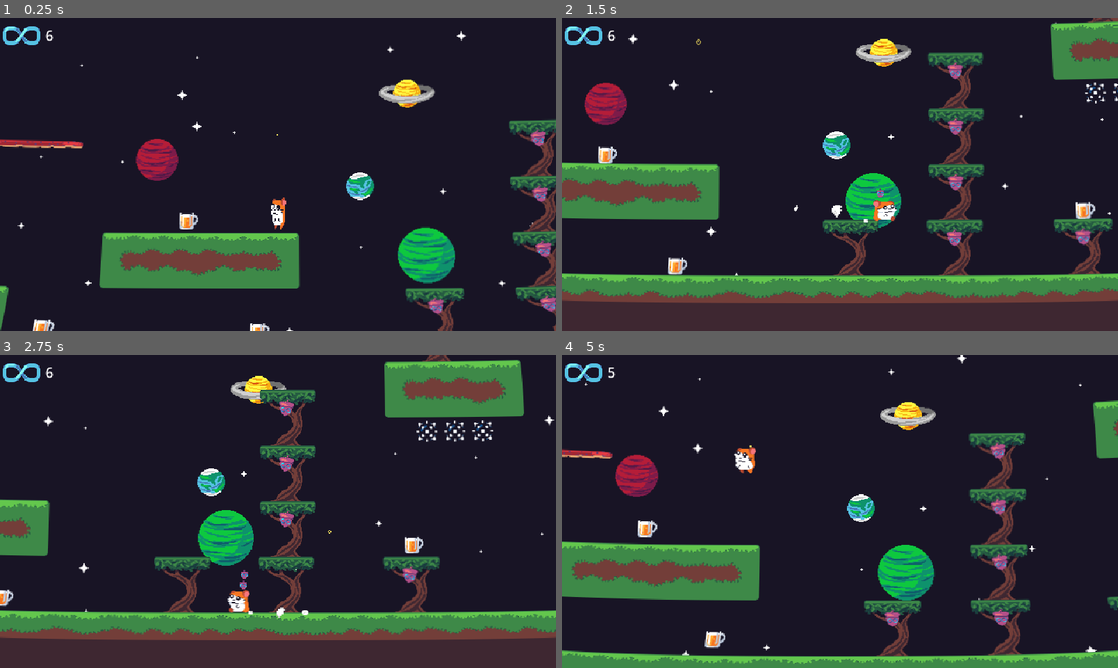
Above: before the commit, frames 1-4 (two rows, left to right).
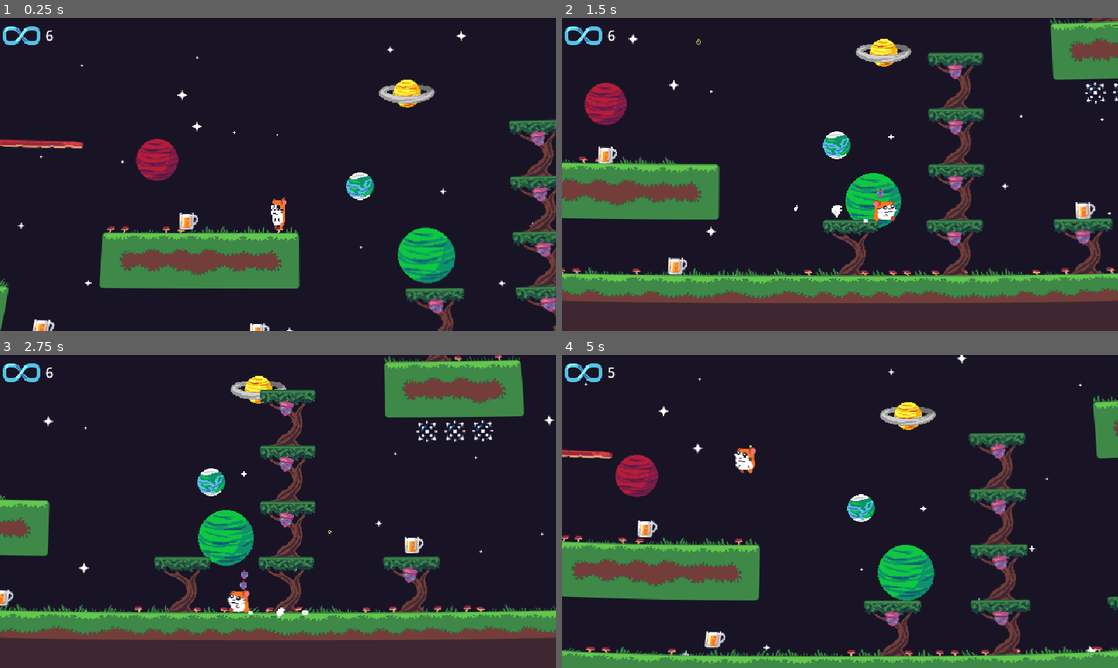
Above: after the commit, the same moments.

Repository: Codex112008/GMTK-2025-Game-Jam
Game: Godot game, scene res://Scenes/Game.tscn
Same seed, same stepped clock (60 frames per second), same inputs: the game is played once before the commit and once after it.
Inputs:
- Up to frame 1 (0.25 s): no input
- Up to frame 2 (1.5 s): hold D (right) from 0.53 s (still down); tap Space (jump) at 0.77 s
- Up to frame 3 (2.75 s): tap Space (jump) at 1.52 s; release D (right) at 2.03 s; hold A (left) from 2.03 s (still down)
- Up to frame 4 (5 s): release A (left) at 2.78 s; hold D (right) 2.78-4.28 s; tap Space (jump) at 3.02, 3.77, 4.52 s; hold A (left) from 4.28 s (still down)

The runs differ from the first frame. In frame 1, 0.2% of the frame differs, in the area x 0-54%, y 66-86%; in frame 2, 0.7%; in frame 3, 0.7%; in frame 4, 0.9%, in the area x 0-100%, y 12-97%.

Commit message:
Added grass working and worldenv node for pooks later

Diff:
--- a/Scenes/Game.tscn
+++ b/Scenes/Game.tscn
@@ -14,7 +14,7 @@
 [ext_resource type="Script" uid="uid://cxkj141c3q8gk" path="res://Scripts/GenerateStars.gd" id="10_acvyw"]
 [ext_resource type="Texture2D" uid="uid://hs7itxox02mv" path="res://Sprites/BG/Stars/star_large.png" id="11_8r6kd"]
 [ext_resource type="Texture2D" uid="uid://cdvuue7sxff2w" path="res://Sprites/BG/Planets/planets2.png" id="11_dahhg"]
-[ext_resource type="Script" uid="uid://debm3ymknypqy" path="res://Scenes/GrassSpawner.gd" id="11_lbihj"]
+[ext_resource type="Script" uid="uid://debm3ymknypqy" path="res://Scripts/GrassSpawner.gd" id="11_lbihj"]
 [ext_resource type="PackedScene" uid="uid://cuypo3w6dc0of" path="res://Scenes/Grass.tscn" id="12_raj38"]
 [ext_resource type="Texture2D" uid="uid://dmqbmxtq7ceu5" path="res://Sprites/BG/Stars/star_medium.png" id="12_tfod6"]
 [ext_resource type="Texture2D" uid="uid://bkw017d4vnjgw" path="res://Sprites/BG/Planets/planets3.png" id="12_wxwew"]
@@ -25,6 +25,10 @@
 [ext_resource type="PackedScene" uid="uid://5s4lfwvulyvp" path="res://Scenes/Bouncepad.tscn" id="20_tfod6"]
 [ext_resource type="PackedScene" uid="uid://44epf0df578d" path="res://Scenes/MovingPlatform.tscn" id="22_vvhu1"]
 
+[sub_resource type="Environment" id="Environment_raj38"]
+background_mode = 3
+volumetric_fog_enabled = true
+
 [sub_resource type="ShaderMaterial" id="ShaderMaterial_gl6un"]
 resource_local_to_scene = true
 shader = ExtResource("1_iukft")
@@ -40,7 +44,8 @@
 
 [node name="game" type="Node2D"]
 
-[node name="InstantiatedNodes" type="Node2D" parent="."]
+[node name="WorldEnvironment" type="WorldEnvironment" parent="."]
+environment = SubResource("Environment_raj38")
 
 [node name="postproc_layer" type="CanvasLayer" parent="."]
 
@@ -105,6 +110,11 @@
 
 [node name="Environment" type="Node2D" parent="."]
 
+[node name="Grasses" type="Node2D" parent="Environment" node_paths=PackedStringArray("tilemaps")]
+script = ExtResource("11_lbihj")
+tilemaps = [NodePath("../base_tile_map")]
+grass_scene = ExtResource("12_raj38")
+
 [node name="Trees" type="Node2D" parent="Environment"]
 
 [node name="Tree" parent="Environment/Trees" instance=ExtResource("4_kldst")]
@@ -148,18 +158,22 @@
 [node name="Beer6" parent="Environment/Beers" instance=ExtResource("2_b2bpf")]
 position = Vector2(415, 17)
 
-[node name="base_tile_map" type="TileMapLayer" parent="Environment" node_paths=PackedStringArray("camera", "instantiated_nodes", "player")]
+[node name="base_tile_map" type="TileMapLayer" parent="Environment" node_paths=PackedStringArray("camera", "instantiated_nodes", "player", "grass_spawner")]
 tile_map_data = PackedByteArray("AAD3/wMAAAACAAAAAAD4/wMAAAACAAAAAAD5/wMAAAACAAAAAAD6/wMAAAAAAAcAAAD7/wMAAAABAAcAAAD8/w …(8848 unchanged characters)…
 tile_set = ExtResource("2_gl6un")
 script = ExtResource("6_7lihs")
 camera = NodePath("../../camera2d")
 instantiated_nodes = NodePath("../../InstantiatedNodes")
 player = NodePath("../../Player")
-
-[node name="Grasses" type="Node2D" parent="Environment" node_paths=PackedStringArray("tilemap")]
-script = ExtResource("11_lbihj")
-tilemap = NodePath("../base_tile_map")
-grass_scene = ExtResource("12_raj38")
+grass_spawner = NodePath("../Grasses")
+
+[node name="MovingPlatform" parent="Environment" instance=ExtResource("22_vvhu1")]
+position = Vector2(-322, -136)
+curve = SubResource("Curve2D_lbihj")
+movespeed = 3.0
+
+[node name="Bouncepad" parent="Environment" instance=ExtResource("20_tfod6")]
+position = Vector2(592, 80)
 
 [node name="ParallaxBackground" type="CanvasLayer" parent="." node_paths=PackedStringArray("frontmost", "midground")]
 layer = -1
@@ -204,10 +218,4 @@
 position = Vector2(207, 26)
 texture = ExtResource("14_alh3a")
 
-[node name="Bouncepad" parent="." instance=ExtResource("20_tfod6")]
-position = Vector2(592, 80)
-
-[node name="MovingPlatform" parent="." instance=ExtResource("22_vvhu1")]
-position = Vector2(-322, -136)
-curve = SubResource("Curve2D_lbihj")
-movespeed = 3.0
+[node name="InstantiatedNodes" type="Node2D" parent="."]
--- a/Scenes/GrassSpawner.gd
+++ /dev/null
@@ -1,26 +0,0 @@
-@tool
-extends Node2D
-
-@export_tool_button("Generate Grass", "Callable") var generate_action = GenerateGrass
-@export_tool_button("Remove Grass", "Callable") var remove_action = RemoveGrass
-
-@export var tilemap : MainTliemap
-@export var grass_scene : PackedScene
-
-func GenerateGrass():
-	RemoveGrass()
-
-	for tile : Vector2i in tilemap.get_used_cells():
-		var cell_above : Vector2i = tilemap.get_neighbor_cell(tile, TileSet.CELL_NEIGHBOR_TOP_SIDE)
-		if tilemap.get_cell_source_id(cell_above) == -1:
-			var grass_instance : Area2D = grass_scene.instantiate()
-			grass_instance.global_position = tile * 32 + Vector2i(8, 0)
-			add_child(grass_instance)
-
-			grass_instance = grass_scene.instantiate()
-			grass_instance.global_position = tile * 32 + Vector2i(24, 0)
-			add_child(grass_instance)
-
-func RemoveGrass():
-	for child in get_children():
-		child.queue_free()
--- /dev/null
+++ b/Scripts/GrassSpawner.gd
@@ -0,0 +1,38 @@
+@tool
+extends Node2D
+class_name GrassSpawner
+
+@export_tool_button("Generate Grass", "Callable") var generate_action = GenerateGrass
+@export_tool_button("Remove Grass", "Callable") var remove_action = RemoveGrass
+
+@export var tilemaps : Array[TileMapLayer]
+@export var grass_scene : PackedScene
+
+func GenerateGrass():
+	RemoveGrass()
+
+	var rng : RandomNumberGenerator = RandomNumberGenerator.new()
+	randomize()
+
+	for tile : Vector2i in tilemaps[0].get_used_cells():
+		var cell_above : Vector2i = tilemaps[0].get_neighbor_cell(tile, TileSet.CELL_NEIGHBOR_TOP_SIDE)
+		if tilemaps[0].get_cell_source_id(cell_above) == -1:
+			var sprite_frame : Array[int] = [rng.randi() % 6, rng.randi() % 6]
+			var wind_offset : Array[int] = [rng.randi() % 3, rng.randi() % 3]
+			for tilemap : TileMapLayer in tilemaps:
+				var grass_instance : Area2D = grass_scene.instantiate()
+				grass_instance.global_position = Vector2(tile * 32 + Vector2i(8, 0)) + tilemap.global_position
+				grass_instance.anim_sprite.frame = sprite_frame[0]
+				grass_instance.anim_sprite.material.set("shader_parameter/offset", wind_offset[0])
+				add_child(grass_instance)
+
+				grass_instance = grass_scene.instantiate()
+				grass_instance.global_position = Vector2(tile * 32 + Vector2i(24, 0)) + tilemap.global_position
+				grass_instance.anim_sprite.frame = sprite_frame[1]
+				grass_instance.anim_sprite.material.set("shader_parameter/offset", wind_offset[1])
+				add_child(grass_instance)
+
+
+func RemoveGrass():
+	for child in get_children():
+		child.queue_free()
--- a/Scripts/MainTileMap.gd
+++ b/Scripts/MainTileMap.gd
@@ -4,15 +4,10 @@
 @export var camera : Camera2D
 @export var instantiated_nodes : Node2D
 @export var player : PlayerController
-
-@export_group("Background")
-@export var parallax_background : CanvasLayer
+@export var grass_spawner : GrassSpawner
 
 var left_tilemap_clone : TileMapLayer
 var right_tilemap_clone : TileMapLayer
-
-var left_parallax_clone : CanvasLayer
-var right_parallax_clone : CanvasLayer
 
 # Called when the node enters the scene tree for the first time.
 func _ready():
@@ -21,13 +16,15 @@
 	left_tilemap_clone.position.x -= get_rect_world_pos_x()
 	left_tilemap_clone.set_script(null)
 	instantiated_nodes.add_child(left_tilemap_clone)
+	grass_spawner.tilemaps.append(left_tilemap_clone)
 
 	right_tilemap_clone = duplicate()
 	right_tilemap_clone.position.x += get_rect_world_pos_x()
 	right_tilemap_clone.set_script(null)
 	instantiated_nodes.add_child(right_tilemap_clone)
+	grass_spawner.tilemaps.append(right_tilemap_clone)
 
-
+	grass_spawner.GenerateGrass()
 
 # Called every frame. 'delta' is the elapsed time since the previous frame.
 func _process(delta):
--- a/Scripts/grass.gd
+++ b/Scripts/grass.gd
@@ -6,13 +6,6 @@
 @export var anim_sprite : AnimatedSprite2D
 @export var pivot : Marker2D
 
-func _ready() -> void:
-	var rng : RandomNumberGenerator = RandomNumberGenerator.new()
-	randomize()
-	anim_sprite.material.set("shader_parameter/offset", rng.randi() % 3)
-	anim_sprite.frame = rng.randi() % 6
-
-
 func _on_Grass_body_entered(body: Node) -> void:
 	if body as PlayerController != null:
 		var direction = global_position.direction_to(body.global_position)
Not shown: 1 places in Scenes/Game.tscn that only renumber resources
Renamed: Scenes/GrassSpawner.gd.uid -> Scripts/GrassSpawner.gd.uid
Not shown, added: Scenes/Grass.tscn6774492400.tmp
